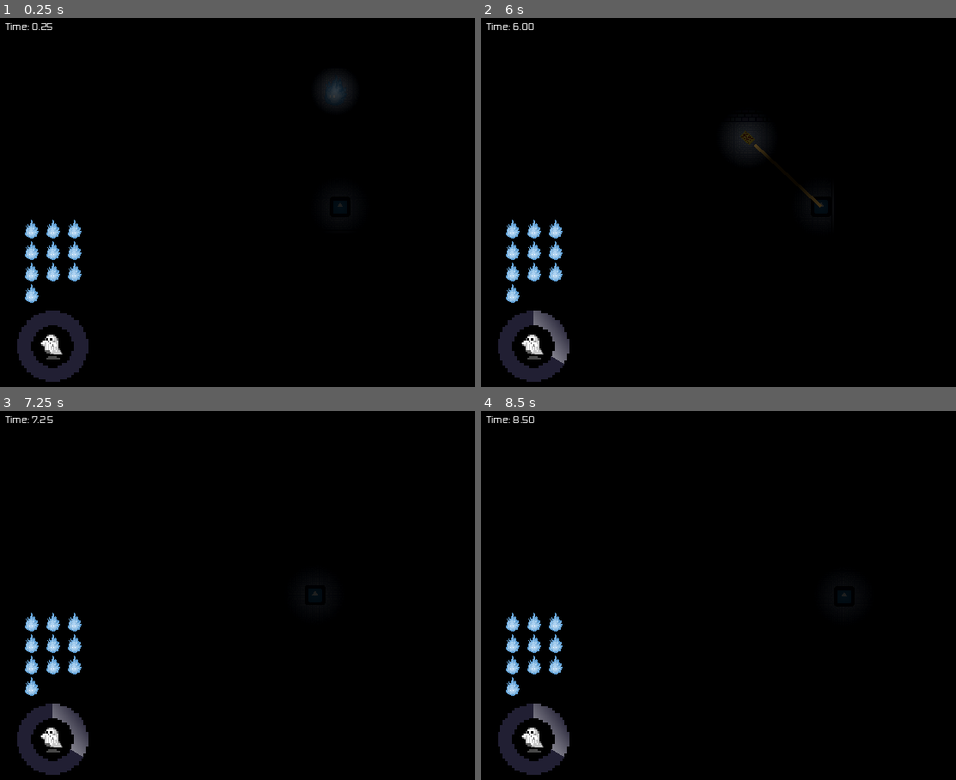
Above: before the commit, frames 1-4 (two rows, left to right).
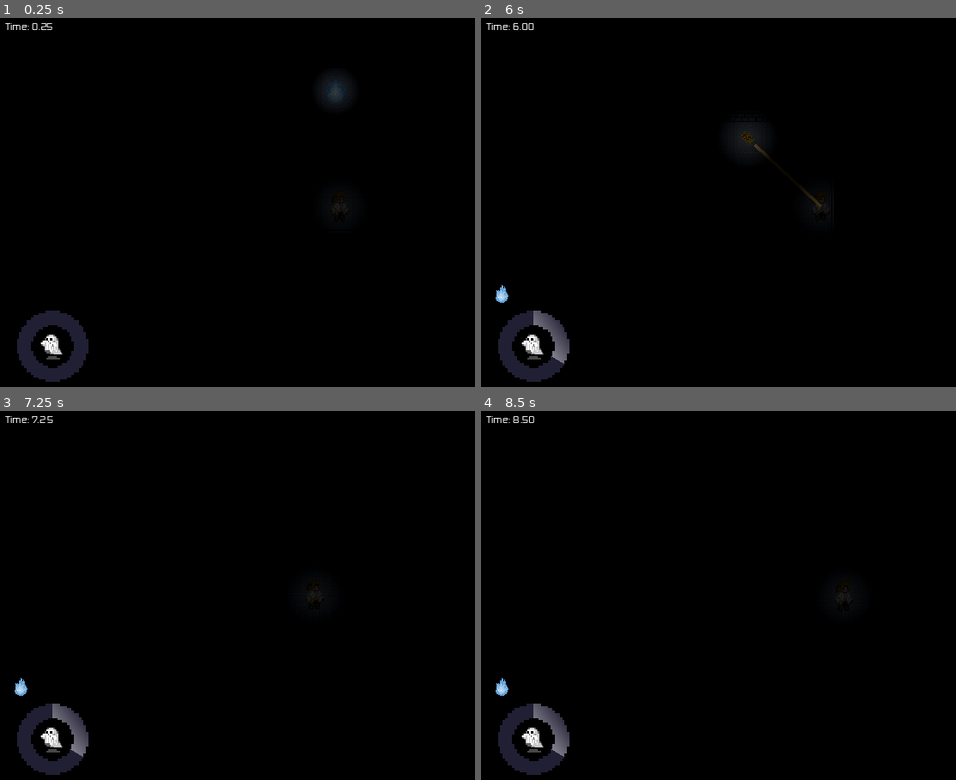
Above: after the commit, the same moments.

Repository: junyynyyn/Summer-Jam-2024
Game: Godot game, scene res://Scenes/Levels/Level1.tscn
Same seed, same stepped clock (60 frames per second), same inputs: the game is played once before the commit and once after it. This scene is started directly instead of the project's main scene. The engine's default icon, where the game draws it, is replaced by a stand-in: a white triangle on a blue panel in a dark square.
Inputs (mouse positions are in pixels of both pictures, inside the frame that each line leads up to):
- Up to frame 1 (0.25 s): no input
- Up to frame 2 (6 s): tap E at 0.5, 2.1, 5.1 s; move the mouse to (outside the picture) at 0.52 s; hold D (right) 0.53-1.25 s; tap W (up) at 0.6, 0.77, 1.07, 2.3, 3.6, 3.77, 4.07, 5.3 s; click (outside the picture) at 0.67 s; tap Enter every 0.75 s from 1.25 to 4.25 s; drag from (685, 224) to (846, 202) at 1.27 s; move the mouse to (889, 121) at 2.02 s; hold A (left) 2.03-2.75 s; drag from (785, 283) to (614, 147) at 2.77 s; move the mouse to (outside the picture) at 3.52 s; hold D (right) 3.53-4.25 s; drag from (614, 147) to (718, 110) at 4.27 s; move the mouse to (856, 206) at 5.02 s; hold D (right) 5.03-5.75 s; click (856, 206) at 5.17 s; drag from (718, 110) to (685, 224) at 5.77 s
- Up to frame 3 (7.25 s): move the mouse to (outside the picture) at 6.52 s; hold A (left) from 6.53 s (still down); tap W (up) at 6.6, 6.77, 7.07 s
- Up to frame 4 (8.5 s): release A (left) at 7.25 s; drag from (685, 617) to (785, 506) at 7.27 s; move the mouse to (889, 514) at 8.02 s; hold D (right) from 8.03 s (still down); tap E at 8.1 s; tap W (up) at 8.3 s

The runs differ from the first frame. In frame 1, 0.9% of the frame differs, in the area x 5-74%, y 49-78%; in frame 2, 1.0%; in frame 3, 1.0%; in frame 4, 1.0%, in the area x 3-78%, y 48-78%.
Error in both runs: Invalid assignment of property or key 'visible' with value of type 'bool' on a base object of type 'null instance'. (res://Scripts/Tutorial)

Commit message:
fixed ghost collection and added ghost sprites

Diff:
--- a/UniMelb Game Jam/Scenes/Enemies/Ghost.tscn
+++ b/UniMelb Game Jam/Scenes/Enemies/Ghost.tscn
@@ -12,6 +12,10 @@
 collision_mask = 4
 script = ExtResource("1_hnbmp")
 
+[node name="Hitbox" type="CollisionShape2D" parent="."]
+shape = SubResource("CircleShape2D_barfr")
+debug_color = Color(0, 0.6, 0.701961, 0.0705882)
+
 [node name="Sprite2D" type="Sprite2D" parent="."]
 texture = ExtResource("2_yihjj")
 
@@ -19,10 +23,6 @@
 energy = 0.25
 texture = ExtResource("3_sp3pq")
 texture_scale = 0.2
-
-[node name="Hitbox" type="CollisionShape2D" parent="."]
-shape = SubResource("CircleShape2D_barfr")
-debug_color = Color(0, 0.6, 0.701961, 0.0705882)
 
 [node name="CaptureCooldownTimer" type="Timer" parent="."]
 one_shot = true
--- a/UniMelb Game Jam/Scenes/Enemies/Mirrored Ghost.tscn
+++ b/UniMelb Game Jam/Scenes/Enemies/Mirrored Ghost.tscn
@@ -1,17 +1,29 @@
-[gd_scene load_steps=5 format=3 uid="uid://ddtqkme5jcwp6"]
+[gd_scene load_steps=9 format=3 uid="uid://ddtqkme5jcwp6"]
 
 [ext_resource type="PackedScene" uid="uid://cy1f7nq6lt4d" path="res://Scenes/Enemies/Ghost.tscn" id="1_hiwya"]
 [ext_resource type="Script" path="res://Scripts/Enemies/Mirrored Ghost.gd" id="2_qaixr"]
-[ext_resource type="Texture2D" uid="uid://bkwcl7wnbb78" path="res://Sprites/WispGreen-sheet.png" id="3_xywwd"]
+[ext_resource type="Texture2D" uid="uid://bkwcl7wnbb78" path="res://Sprites/Ghosts/WispGreen-sheet.png" id="3_4v4t5"]
+[ext_resource type="Animation" uid="uid://ds54rxlxtrlk6" path="res://Animations/Roam.res" id="4_difqy"]
+[ext_resource type="Animation" uid="uid://hpe25jrw3qwj" path="res://Animations/Run.res" id="5_3amy3"]
 
 [sub_resource type="CircleShape2D" id="CircleShape2D_7yshi"]
 radius = 66.0
 
+[sub_resource type="Animation" id="Animation_j5w5p"]
+resource_name = "RESET"
+
+[sub_resource type="AnimationLibrary" id="AnimationLibrary_hml0h"]
+_data = {
+"RESET": SubResource("Animation_j5w5p"),
+"Roam": ExtResource("4_difqy"),
+"Run": ExtResource("5_3amy3")
+}
+
 [node name="Mirrored Ghost" instance=ExtResource("1_hiwya")]
 script = ExtResource("2_qaixr")
 
-[node name="Sprite2D" parent="." index="0"]
-texture = ExtResource("3_xywwd")
+[node name="Sprite2D" parent="." index="1"]
+texture = ExtResource("3_4v4t5")
 hframes = 5
 vframes = 2
 
@@ -25,5 +37,10 @@
 [node name="RunningTimer" type="Timer" parent="." index="5"]
 one_shot = true
 
+[node name="AnimationPlayer" parent="." index="6"]
+libraries = {
+"": SubResource("AnimationLibrary_hml0h")
+}
+
 [connection signal="body_entered" from="DetectionArea" to="." method="_on_detection_area_body_entered"]
 [connection signal="body_exited" from="DetectionArea" to="." method="_on_detection_area_body_exited"]
--- a/UniMelb Game Jam/Scenes/Enemies/Running Ghost.tscn
+++ b/UniMelb Game Jam/Scenes/Enemies/Running Ghost.tscn
@@ -1,16 +1,31 @@
-[gd_scene load_steps=4 format=3 uid="uid://cguvwquhnifu3"]
+[gd_scene load_steps=9 format=3 uid="uid://cguvwquhnifu3"]
 
 [ext_resource type="Script" path="res://Scripts/Enemies/Running Ghost.gd" id="1_hagdo"]
 [ext_resource type="PackedScene" uid="uid://cy1f7nq6lt4d" path="res://Scenes/Enemies/Ghost.tscn" id="1_ssb10"]
+[ext_resource type="Texture2D" uid="uid://ixdg5bwydjbb" path="res://Sprites/Ghosts/WispRed-sheet.png" id="3_0mh7l"]
+[ext_resource type="Animation" uid="uid://ds54rxlxtrlk6" path="res://Animations/Roam.res" id="4_cn72m"]
+[ext_resource type="Animation" uid="uid://hpe25jrw3qwj" path="res://Animations/Run.res" id="5_0c8bm"]
 
 [sub_resource type="CircleShape2D" id="CircleShape2D_ey6go"]
 radius = 76.7919
 
+[sub_resource type="Animation" id="Animation_e3v4u"]
+resource_name = "RESET"
+
+[sub_resource type="AnimationLibrary" id="AnimationLibrary_qgrhg"]
+_data = {
+"RESET": SubResource("Animation_e3v4u"),
+"Roam": ExtResource("4_cn72m"),
+"Run": ExtResource("5_0c8bm")
+}
+
 [node name="Running Ghost" instance=ExtResource("1_ssb10")]
 script = ExtResource("1_hagdo")
 
-[node name="Sprite2D" parent="." index="0"]
-modulate = Color(0.776471, 0.294118, 0.211765, 1)
+[node name="Sprite2D" parent="." index="1"]
+texture = ExtResource("3_0mh7l")
+hframes = 5
+vframes = 2
 
 [node name="Aggro" type="Node2D" parent="." index="3"]
 visible = false
@@ -31,6 +46,11 @@
 [node name="NavigationAgent2D" type="NavigationAgent2D" parent="Node2D" index="1"]
 debug_enabled = true
 
+[node name="AnimationPlayer" parent="." index="6"]
+libraries = {
+"": SubResource("AnimationLibrary_qgrhg")
+}
+
 [connection signal="area_entered" from="Aggro/Aggro Range" to="." method="_on_aggro_range_area_entered"]
 [connection signal="area_exited" from="Aggro/Aggro Range" to="." method="_on_aggro_range_area_exited"]
 [connection signal="timeout" from="Node2D/PathRecalc" to="." method="_on_path_recalc_timeout"]
--- a/UniMelb Game Jam/Scenes/Enemies/Teleporting Ghost.tscn
+++ b/UniMelb Game Jam/Scenes/Enemies/Teleporting Ghost.tscn
@@ -1,17 +1,29 @@
-[gd_scene load_steps=5 format=3 uid="uid://brusfv3prdi2o"]
+[gd_scene load_steps=9 format=3 uid="uid://brusfv3prdi2o"]
 
 [ext_resource type="PackedScene" uid="uid://cy1f7nq6lt4d" path="res://Scenes/Enemies/Ghost.tscn" id="1_8edfu"]
 [ext_resource type="Script" path="res://Scripts/Enemies/Teleporting Ghost.gd" id="2_ark64"]
-[ext_resource type="Texture2D" uid="uid://b4pqvgcs71wtg" path="res://Sprites/WispPurple-sheet.png" id="3_ik7sf"]
+[ext_resource type="Texture2D" uid="uid://b4pqvgcs71wtg" path="res://Sprites/Ghosts/WispPurple-sheet.png" id="3_l0ian"]
+[ext_resource type="Animation" uid="uid://ds54rxlxtrlk6" path="res://Animations/Roam.res" id="4_guciu"]
+[ext_resource type="Animation" uid="uid://hpe25jrw3qwj" path="res://Animations/Run.res" id="5_sc0aq"]
 
 [sub_resource type="CircleShape2D" id="CircleShape2D_laccb"]
 radius = 66.0
 
+[sub_resource type="Animation" id="Animation_omy32"]
+resource_name = "RESET"
+
+[sub_resource type="AnimationLibrary" id="AnimationLibrary_4tet3"]
+_data = {
+"RESET": SubResource("Animation_omy32"),
+"Roam": ExtResource("4_guciu"),
+"Run": ExtResource("5_sc0aq")
+}
+
 [node name="Teleporting Ghost" instance=ExtResource("1_8edfu")]
 script = ExtResource("2_ark64")
 
-[node name="Sprite2D" parent="." index="0"]
-texture = ExtResource("3_ik7sf")
+[node name="Sprite2D" parent="." index="1"]
+texture = ExtResource("3_l0ian")
 hframes = 5
 vframes = 2
 
@@ -27,5 +39,10 @@
 wait_time = 0.5
 one_shot = true
 
+[node name="AnimationPlayer" parent="." index="6"]
+libraries = {
+"": SubResource("AnimationLibrary_4tet3")
+}
+
 [connection signal="body_entered" from="DetectionArea" to="." method="_on_detection_area_body_entered"]
 [connection signal="timeout" from="CooldownTimer" to="." method="_on_cooldown_timer_timeout"]
--- a/UniMelb Game Jam/Scenes/Enemies/Turning Ghost.tscn
+++ b/UniMelb Game Jam/Scenes/Enemies/Turning Ghost.tscn
@@ -1,19 +1,32 @@
-[gd_scene load_steps=5 format=3 uid="uid://ii8dc3g05ti5"]
+[gd_scene load_steps=9 format=3 uid="uid://ii8dc3g05ti5"]
 
 [ext_resource type="Script" path="res://Scripts/Enemies/Turning Ghost.gd" id="1_6hgvg"]
 [ext_resource type="PackedScene" uid="uid://cy1f7nq6lt4d" path="res://Scenes/Enemies/Ghost.tscn" id="1_w4dml"]
-[ext_resource type="Texture2D" uid="uid://b5mt56vpwuyk8" path="res://Sprites/WispBue-sheet.png" id="3_h7oa5"]
+[ext_resource type="Texture2D" uid="uid://b5mt56vpwuyk8" path="res://Sprites/Ghosts/WispBue-sheet.png" id="3_m5hye"]
+[ext_resource type="Animation" uid="uid://ds54rxlxtrlk6" path="res://Animations/Roam.res" id="4_hardw"]
+[ext_resource type="Animation" uid="uid://hpe25jrw3qwj" path="res://Animations/Run.res" id="5_b4th8"]
 
 [sub_resource type="CircleShape2D" id="CircleShape2D_86ot8"]
 radius = 66.0
+
+[sub_resource type="Animation" id="Animation_dcrn8"]
+resource_name = "RESET"
+
+[sub_resource type="AnimationLibrary" id="AnimationLibrary_vcjw5"]
+_data = {
+"RESET": SubResource("Animation_dcrn8"),
+"Roam": ExtResource("4_hardw"),
+"Run": ExtResource("5_b4th8")
+}
 
 [node name="Turning Ghost" instance=ExtResource("1_w4dml")]
 script = ExtResource("1_6hgvg")
 
 [node name="Sprite2D" parent="." index="0"]
-texture = ExtResource("3_h7oa5")
+texture = ExtResource("3_m5hye")
 hframes = 5
 vframes = 2
+frame = 5
 
 [node name="DetectionArea" type="Area2D" parent="." index="3" groups=["Enemy"]]
 visible = false
@@ -25,6 +38,11 @@
 [node name="RunningTimer" type="Timer" parent="." index="4"]
 one_shot = true
 
+[node name="AnimationPlayer" parent="." index="6"]
+libraries = {
+"": SubResource("AnimationLibrary_vcjw5")
+}
+
 [connection signal="body_entered" from="DetectionArea" to="." method="_on_detection_area_body_entered"]
 [connection signal="body_exited" from="DetectionArea" to="." method="_on_detection_area_body_exited"]
 [connection signal="timeout" from="RunningTimer" to="." method="_on_running_timer_timeout"]
--- a/UniMelb Game Jam/Scenes/Enemies/Tutorial Ghost.tscn
+++ b/UniMelb Game Jam/Scenes/Enemies/Tutorial Ghost.tscn
@@ -1,7 +1,32 @@
-[gd_scene load_steps=3 format=3 uid="uid://k0ennervu7tv"]
+[gd_scene load_steps=8 format=3 uid="uid://k0ennervu7tv"]
 
 [ext_resource type="PackedScene" uid="uid://cy1f7nq6lt4d" path="res://Scenes/Enemies/Ghost.tscn" id="1_b4m8y"]
 [ext_resource type="Script" path="res://Scripts/Enemies/Tutorial Ghost.gd" id="2_o327g"]
+[ext_resource type="Texture2D" uid="uid://b5mt56vpwuyk8" path="res://Sprites/Ghosts/WispBue-sheet.png" id="3_5hly3"]
+[ext_resource type="Animation" uid="uid://ds54rxlxtrlk6" path="res://Animations/Roam.res" id="4_3xs7m"]
+[ext_resource type="Animation" uid="uid://hpe25jrw3qwj" path="res://Animations/Run.res" id="5_kxxg0"]
+
+[sub_resource type="Animation" id="Animation_icc1q"]
+resource_name = "RESET"
+
+[sub_resource type="AnimationLibrary" id="AnimationLibrary_ijpb4"]
+_data = {
+"RESET": SubResource("Animation_icc1q"),
+"Roam": ExtResource("4_3xs7m"),
+"Run": ExtResource("5_kxxg0")
+}
 
 [node name="Tutorial Ghost" instance=ExtResource("1_b4m8y")]
 script = ExtResource("2_o327g")
+
+[node name="Sprite2D" parent="." index="1"]
+modulate = Color(0.901961, 0.521569, 0.439216, 1)
+texture = ExtResource("3_5hly3")
+hframes = 5
+vframes = 2
+frame = 4
+
+[node name="AnimationPlayer" parent="." index="4"]
+libraries = {
+"": SubResource("AnimationLibrary_ijpb4")
+}
--- a/UniMelb Game Jam/Scenes/Enemies/Vanishing Ghost.tscn
+++ b/UniMelb Game Jam/Scenes/Enemies/Vanishing Ghost.tscn
@@ -1,13 +1,28 @@
-[gd_scene load_steps=3 format=3 uid="uid://cdrqjrhwbo643"]
+[gd_scene load_steps=8 format=3 uid="uid://cdrqjrhwbo643"]
 
 [ext_resource type="PackedScene" uid="uid://cy1f7nq6lt4d" path="res://Scenes/Enemies/Ghost.tscn" id="1_4e10c"]
 [ext_resource type="Script" path="res://Scripts/Enemies/Vanishing Ghost.gd" id="2_fhwha"]
+[ext_resource type="Texture2D" uid="uid://clug7tcofp3td" path="res://Sprites/Ghosts/WispGrey-sheet.png" id="3_r1f0b"]
+[ext_resource type="Animation" uid="uid://hpe25jrw3qwj" path="res://Animations/Run.res" id="4_fqg02"]
+[ext_resource type="Animation" uid="uid://ds54rxlxtrlk6" path="res://Animations/Roam.res" id="5_so0wo"]
+
+[sub_resource type="Animation" id="Animation_vbvqd"]
+resource_name = "RESET"
+
+[sub_resource type="AnimationLibrary" id="AnimationLibrary_dwore"]
+_data = {
+"RESET": SubResource("Animation_vbvqd"),
+"Roam": ExtResource("5_so0wo"),
+"Run": ExtResource("4_fqg02")
+}
 
 [node name="Vanishing Ghost" instance=ExtResource("1_4e10c")]
 script = ExtResource("2_fhwha")
 
 [node name="Sprite2D" parent="." index="0"]
-modulate = Color(0.909804, 0.835294, 0.560784, 1)
+texture = ExtResource("3_r1f0b")
+hframes = 5
+vframes = 2
 
 [node name="InvisibilityDuration" type="Timer" parent="." index="3"]
 wait_time = 6.0
@@ -18,5 +33,10 @@
 one_shot = true
 autostart = true
 
+[node name="AnimationPlayer" parent="." index="6"]
+libraries = {
+"": SubResource("AnimationLibrary_dwore")
+}
+
 [connection signal="timeout" from="InvisibilityDuration" to="." method="_on_invisibility_duration_timeout"]
 [connection signal="timeout" from="VisibilityDuration" to="." method="_on_visibility_duration_timeout"]
--- a/UniMelb Game Jam/Scenes/Enemies/WispTest.tscn
+++ b/UniMelb Game Jam/Scenes/Enemies/WispTest.tscn
@@ -1,8 +1,8 @@
 [gd_scene load_steps=4 format=3 uid="uid://bi13cngh8p2d8"]
 
 [ext_resource type="PackedScene" uid="uid://cy1f7nq6lt4d" path="res://Scenes/Enemies/Ghost.tscn" id="1_g3d04"]
-[ext_resource type="Texture2D" uid="uid://dhqv42jkj6x6g" path="res://Sprites/Wisp.png" id="2_ecumb"]
-[ext_resource type="Texture2D" uid="uid://vygtmcy68ras" path="res://Sprites/Wisp-export1.png" id="3_shxl3"]
+[ext_resource type="Texture2D" uid="uid://dhqv42jkj6x6g" path="res://Sprites/Ghosts/Wisp.png" id="2_ecumb"]
+[ext_resource type="Texture2D" uid="uid://vygtmcy68ras" path="res://Sprites/Ghosts/Wisp-export1.png" id="3_shxl3"]
 
 [node name="Ghost" instance=ExtResource("1_g3d04")]
 
--- a/UniMelb Game Jam/Scenes/Player/Player.tscn
+++ b/UniMelb Game Jam/Scenes/Player/Player.tscn
@@ -1,7 +1,7 @@
 [gd_scene load_steps=6 format=3 uid="uid://bumy4g8cy1waj"]
 
 [ext_resource type="Script" path="res://Scripts/Player/Player.gd" id="1_dn86b"]
-[ext_resource type="Texture2D" uid="uid://c5j5onyar25fi" path="res://icon.svg" id="2_ytl81"]
+[ext_resource type="Texture2D" uid="uid://clygaf5xsfjun" path="res://Sprites/PlayerIdle.png" id="2_o7wg1"]
 [ext_resource type="Texture2D" uid="uid://bhnnr6hg3dx32" path="res://Sprites/Light.png" id="3_vmks6"]
 
 [sub_resource type="RectangleShape2D" id="RectangleShape2D_4a6i0"]
@@ -17,9 +17,9 @@
 shape = SubResource("RectangleShape2D_4a6i0")
 
 [node name="Sprite2D" type="Sprite2D" parent="."]
-position = Vector2(7.15256e-07, -1.90735e-06)
-scale = Vector2(0.15625, 0.15625)
-texture = ExtResource("2_ytl81")
+position = Vector2(-0.500002, -0.500001)
+scale = Vector2(0.96875, 0.96875)
+texture = ExtResource("2_o7wg1")
 
 [node name="GhostCollectionArea" type="Area2D" parent="."]
 collision_mask = 2
--- a/UniMelb Game Jam/Scenes/ui.tscn
+++ b/UniMelb Game Jam/Scenes/ui.tscn
@@ -1,9 +1,8 @@
-[gd_scene load_steps=29 format=3 uid="uid://dk8igy0qx447g"]
+[gd_scene load_steps=28 format=3 uid="uid://dk8igy0qx447g"]
 
 [ext_resource type="Script" path="res://Scripts/ui.gd" id="1_fexbs"]
 [ext_resource type="Texture2D" uid="uid://cidmb0q3ylax1" path="res://Sprites/UI/Ghost Bar Background.png" id="3_x4nxy"]
 [ext_resource type="Texture2D" uid="uid://ba6se6q8b8u2b" path="res://Sprites/UI/Ghost Bar Bar.png" id="4_epncs"]
-[ext_resource type="Texture2D" uid="uid://vygtmcy68ras" path="res://Sprites/Wisp-export1.png" id="4_lwsuw"]
 [ext_resource type="Theme" uid="uid://brfue4ywyoga4" path="res://Sprites/UI/kenneyUI.tres" id="5_d3wue"]
 [ext_resource type="FontFile" uid="uid://5jcjgbxbe1ym" path="res://Sprites/UI/Tektur-Regular.ttf" id="6_6gca8"]
 [ext_resource type="Texture2D" uid="uid://d4ftdkg37tluw" path="res://Sprites/UI/3 Golden Stars.png" id="6_lja6r"]
@@ -97,6 +96,8 @@
 texture_progress = ExtResource("4_epncs")
 
 [node name="Container" type="FlowContainer" parent="GhostCounter"]
+clip_contents = true
+custom_minimum_size = Vector2(32, 32)
 layout_direction = 2
 layout_mode = 1
 anchors_preset = -1
@@ -104,52 +105,12 @@
 anchor_top = -1.233
 anchor_right = 0.922
 anchor_bottom = -0.062
-offset_left = -0.0560007
+offset_left = -18.056
 offset_top = 117.824
-offset_right = -0.0160065
-offset_bottom = -0.0639997
+offset_right = 9.984
+offset_bottom = -0.0640001
 grow_horizontal = 0
 grow_vertical = 0
-
-[node name="TextureRect" type="TextureRect" parent="GhostCounter/Container"]
-layout_mode = 2
-texture = ExtResource("4_lwsuw")
-
-[node name="TextureRect2" type="TextureRect" parent="GhostCounter/Container"]
-layout_mode = 2
-texture = ExtResource("4_lwsuw")
-
-[node name="TextureRect3" type="TextureRect" parent="GhostCounter/Container"]
-layout_mode = 2
-texture = ExtResource("4_lwsuw")
-
-[node name="TextureRect4" type="TextureRect" parent="GhostCounter/Container"]
-layout_mode = 2
-texture = ExtResource("4_lwsuw")
-
-[node name="TextureRect5" type="TextureRect" parent="GhostCounter/Container"]
-layout_mode = 2
-texture = ExtResource("4_lwsuw")
-
-[node name="TextureRect6" type="TextureRect" parent="GhostCounter/Container"]
-layout_mode = 2
-texture = ExtResource("4_lwsuw")
-
-[node name="TextureRect7" type="TextureRect" parent="GhostCounter/Container"]
-layout_mode = 2
-texture = ExtResource("4_lwsuw")
-
-[node name="TextureRect8" type="TextureRect" parent="GhostCounter/Container"]
-layout_mode = 2
-texture = ExtResource("4_lwsuw")
-
-[node name="TextureRect9" type="TextureRect" parent="GhostCounter/Container"]
-layout_mode = 2
-texture = ExtResource("4_lwsuw")
-
-[node name="TextureRect10" type="TextureRect" parent="GhostCounter/Container"]
-layout_mode = 2
-texture = ExtResource("4_lwsuw")
 
 [node name="FinishScreen" type="Control" parent="."]
 unique_name_in_owner = true
--- a/UniMelb Game Jam/Scripts/Enemies/Ghost.gd
+++ b/UniMelb Game Jam/Scripts/Enemies/Ghost.gd
@@ -86,6 +86,7 @@
 	roam_target.x = position.x + rng.randf_range(-ROAM_AREA, ROAM_AREA)
 	roam_target.y = position.y + rng.randf_range(-ROAM_AREA, ROAM_AREA)
 
+
 func update_sprite_orientation():
 	if (Global.player):
 		if Global.player.global_position.x < global_position.x:
@@ -93,5 +94,6 @@
 		else:
 			sprite.flip_h = false  # Player is to the right, don't flip
 
+
 func edit_speed(multiplier: float):
 	speed_multiplier = multiplier
--- a/UniMelb Game Jam/Scripts/Enemies/Mirrored Ghost.gd
+++ b/UniMelb Game Jam/Scripts/Enemies/Mirrored Ghost.gd
@@ -13,6 +13,7 @@
 		#velocity = Vector2.ZERO
 
 	velocity = Global.player.velocity * speed_multiplier
+	$AnimationPlayer.play("Run")
 
 func _on_detection_area_body_entered(_body):
 	ghost_state = state.RUNNING
--- a/UniMelb Game Jam/Scripts/Player/Player.gd
+++ b/UniMelb Game Jam/Scripts/Player/Player.gd
@@ -69,7 +69,7 @@
 	if (ghost not in ghosts_collected and ghost.capture_cooldown == false):
 		ghost.capture()
 		ghosts_collected.append(ghost)
-		#add_ghost_to_ui(ghost.sprite.texture)  # Assuming the ghost's Texture is accessible via a property 'sprite'
+		add_ghost_to_ui(ghost)  # Assuming the ghost's Texture is accessible via a property 'sprite'
 		timer.start()
 
 # When timer is over release all the ghosts
@@ -77,10 +77,26 @@
 	for ghosts in ghosts_collected:
 		ghosts.release()
 	ghosts_collected.clear()
+	for ghosts in container.get_children():
+		ghosts.queue_free()
 
-#func add_ghost_to_ui(ghost_sprite: Texture):
-	#var texture_rect = TextureRect.new()
-	#texture_rect.texture = ghost_sprite.texture
-	#texture_rect.region_enabled = true
-	#texture_rect.region_rect = ghost_sprite.region_rect  # Use the same region as the ghost sprite
-	#container.add_child(texture_rect)
+
+
+func add_ghost_to_ui(ghost):
+	var texture_rect = TextureRect.new()
+	if ghost.name == "Mirrored Ghost":
+		texture_rect.texture = load("res://Sprites/Ghosts/WispGreen1stFrame.png")
+	elif ghost.name == "Turning Ghost":
+		texture_rect.texture = load("res://Sprites/Ghosts/WispBlue1stFrame.png")
+	elif ghost.name == "Running Ghost":
+		texture_rect.texture = load("res://Sprites/Ghosts/WispRed1stFrame.png")
+	elif ghost.name == "Vanishing Ghost":
+		texture_rect.texture = load("res://Sprites/Ghosts/WispGrey1stFrame.png")
+	elif ghost.name == "Teleporting Ghost":
+		texture_rect.texture = load("res://Sprites/Ghosts/WispPurple1stFrame.png")
+	elif ghost.name == "Tutorial Ghost":
+		texture_rect.texture = load("res://Sprites/ghost.png")
+	#else:
+		#print("Missing Ghost Texture")
+	texture_rect.size = Vector2(10, 10)
+	container.add_child(texture_rect)
Renamed: UniMelb Game Jam/Sprites/Wisp-export1.png -> UniMelb Game Jam/Sprites/Ghosts/Wisp-export1.png
Not shown, added: UniMelb Game Jam/Sprites/Ghosts/Wisp-export1.png.import
Renamed: UniMelb Game Jam/Sprites/Wisp.png -> UniMelb Game Jam/Sprites/Ghosts/Wisp.png
Not shown, changed: UniMelb Game Jam/Sprites/Ghosts/Wisp.png.import
Binary file added: UniMelb Game Jam/Sprites/Ghosts/WispBlue1stFrame.png
Not shown, changed: UniMelb Game Jam/Sprites/Ghosts/WispBlue1stFrame.png.import
Renamed: UniMelb Game Jam/Sprites/WispBue-sheet.png -> UniMelb Game Jam/Sprites/Ghosts/WispBue-sheet.png
Not shown, changed: UniMelb Game Jam/Sprites/Ghosts/WispBue-sheet.png.import
Renamed: UniMelb Game Jam/Sprites/WispGreen-sheet.png -> UniMelb Game Jam/Sprites/Ghosts/WispGreen-sheet.png
Not shown, changed: UniMelb Game Jam/Sprites/Ghosts/WispGreen-sheet.png.import
Binary file added: UniMelb Game Jam/Sprites/Ghosts/WispGreen1stFrame.png
Not shown, added: UniMelb Game Jam/Sprites/Ghosts/WispGreen1stFrame.png.import
(and 14 more such lines)
